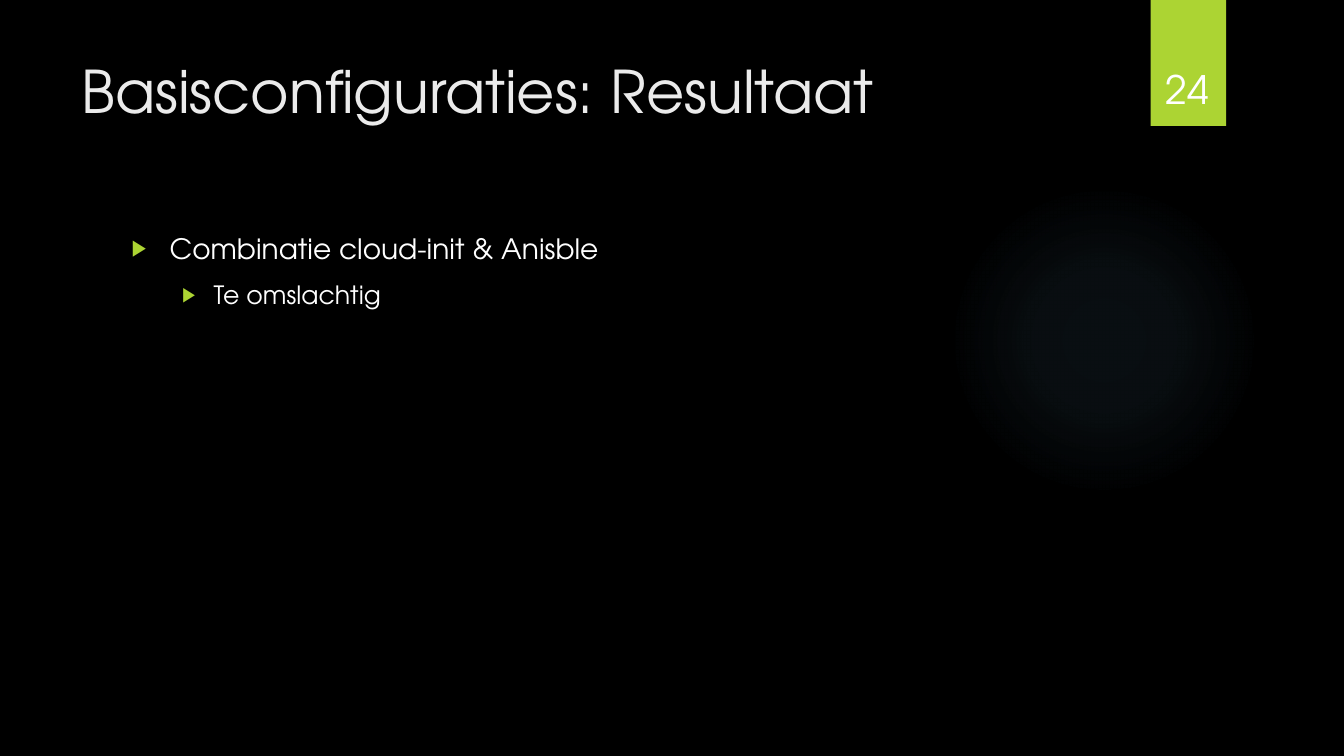
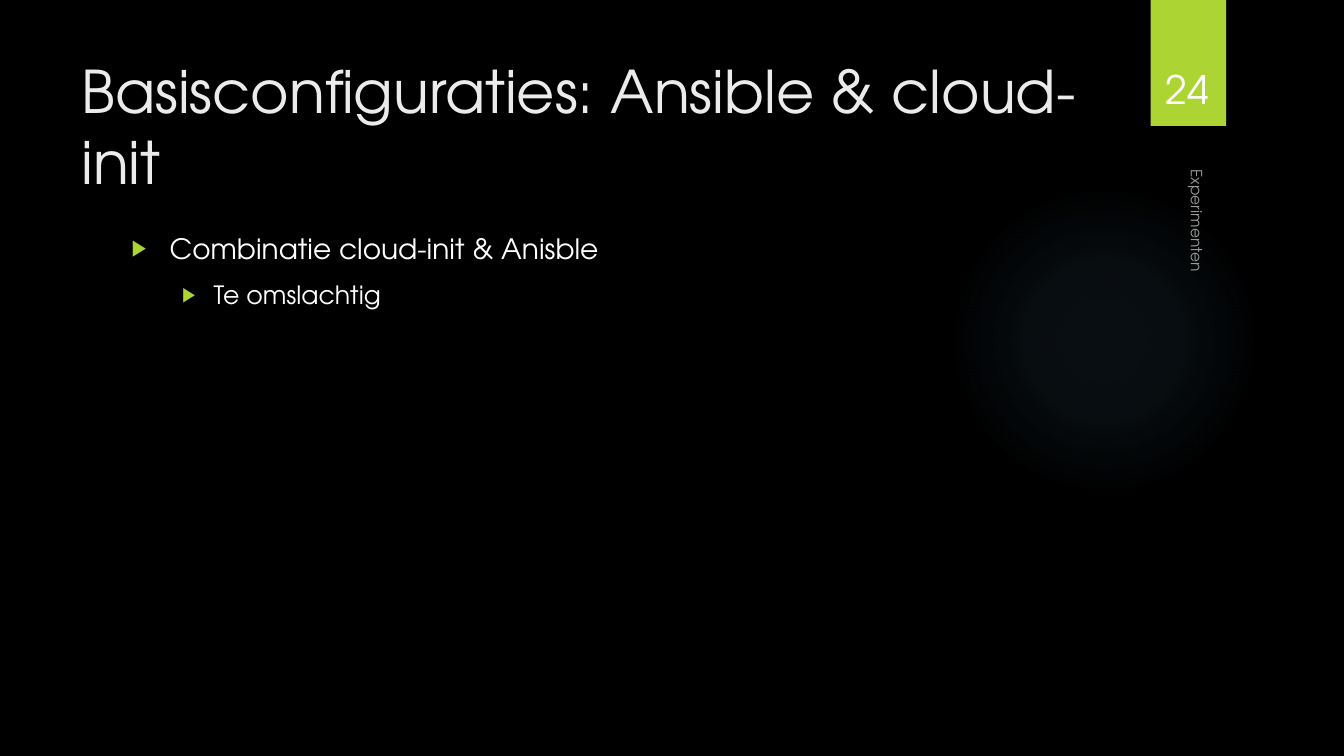
Before and after one commit to MaartenDeS/bachelorproef, a slide deck: slide 24 of presentatie/presentatie.pptx. Drawn at 1344x756 pixels with LibreOffice and Linux fonts; fonts in the diff are those of the drawing; background and template pictures are left out. Boxes give left, top, right and bottom in pixels: in the first picture for what was removed or moved away, otherwise in the second. Text is boxed around its words. In the diff, an @@ line names an element or a change of style, - is before the commit and + after.

```diff
--- a/presentatie/presentatie.pptx
+++ b/presentatie/presentatie.pptx
@@ title at [81, 69, 1076, 184]: text changed @@
-Basisconfiguraties: Resultaat
+Basisconfiguraties: Ansible & cloud-init
@@ text added at [1183, 180, 1209, 269], 11 pt, text #FFFFFF at 60% opacity @@
+Experimenten
```
Also in this commit, not shown: 25 other slides changed, 12 slides added, 1 slide removed.
